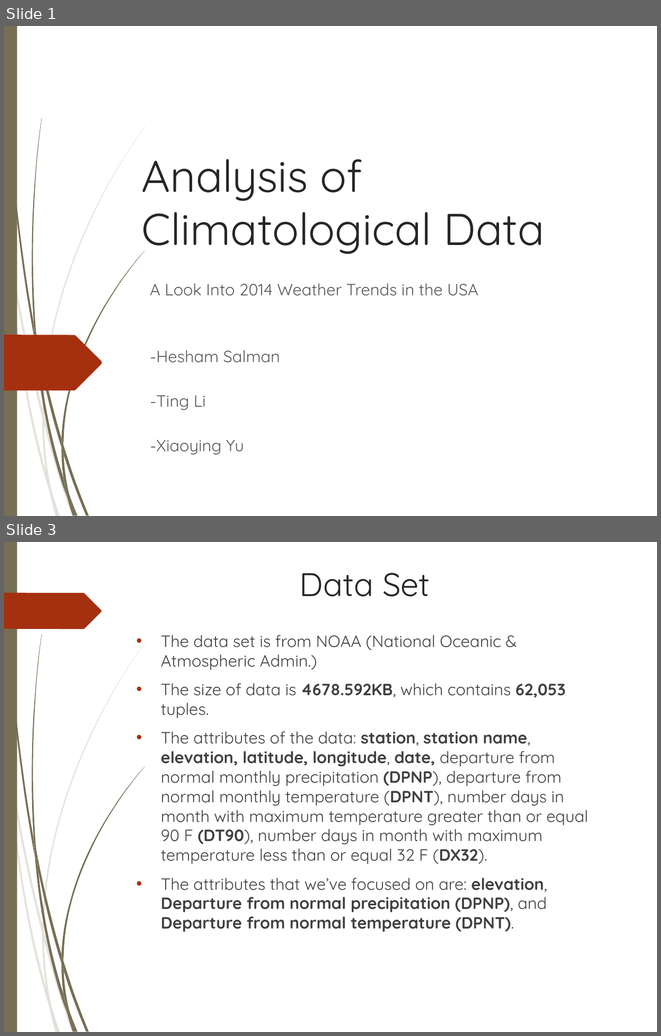
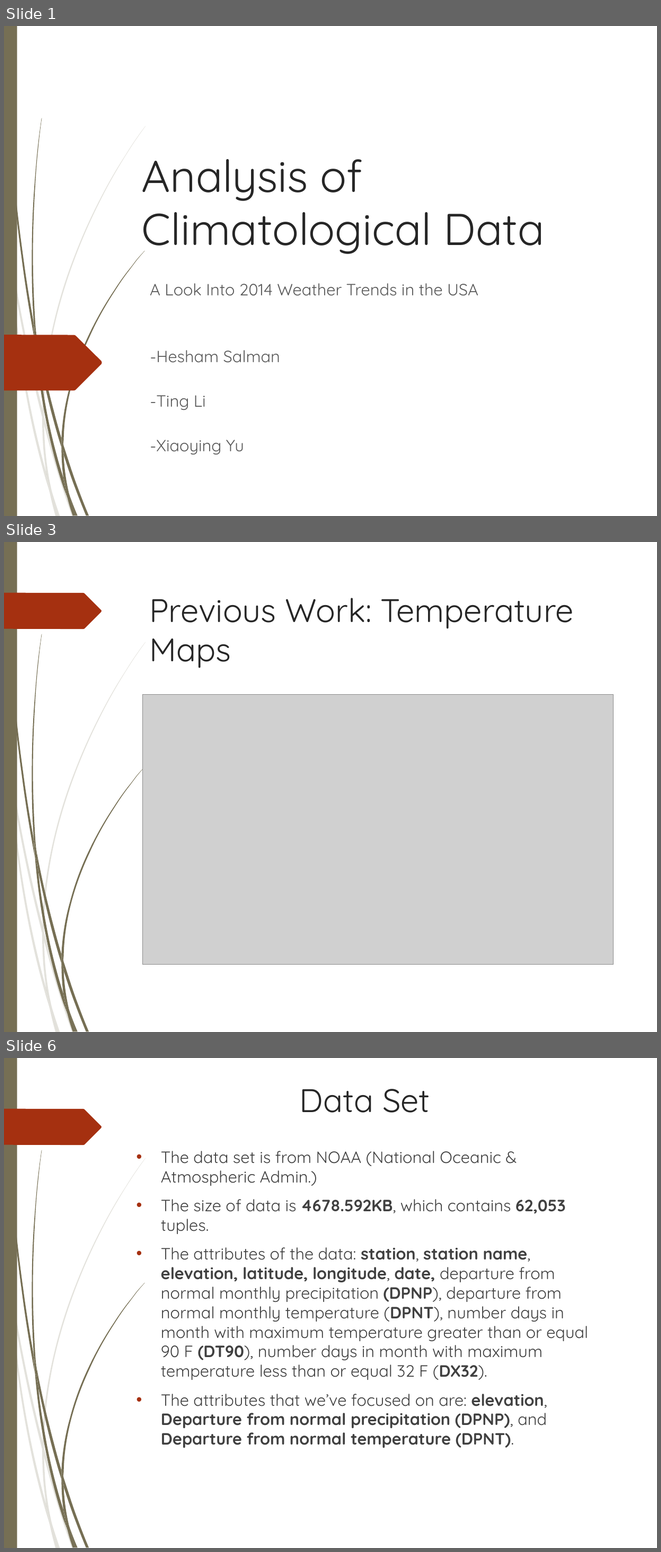
Before and after one commit to Iron-Ham/CPS585, a slide deck: cps585-weather analysis.ppt. Shown one above the other, each under a label of ours: slides 1 and 3 before the commit, slides 1, 3 and 6 after it; the slides between them are not shown. The pictures are 661x1036 and 661x1552 pixels, drawn with LibreOffice and Linux fonts; fonts in the diff are those of the drawing; grey boxes stand for pictures; background and template pictures are left out. Boxes give left, top, right and bottom in pixels: in the first picture for what was removed or moved away, otherwise in the second. Text is boxed around its words. In the diff, an @@ line names an element or a change of style, - is before the commit and + after.

```diff
--- a/cps585-weather analysis.ppt
+++ b/cps585-weather analysis.ppt
@@ slide 3 added at [4,542,657,1032], background picture (left out); not listed: 24 template elements that a slide beside it also shows @@
@@ title added at [149,598,573,668], 36 pt, text #262626 @@
+Previous Work: Temperature Maps
@@ picture added at [143,694,614,964] @@
@@ what was slide 3 is now slide 6 @@
```
Also in this commit, not shown: 1 slide changed, 2 other slides added.
